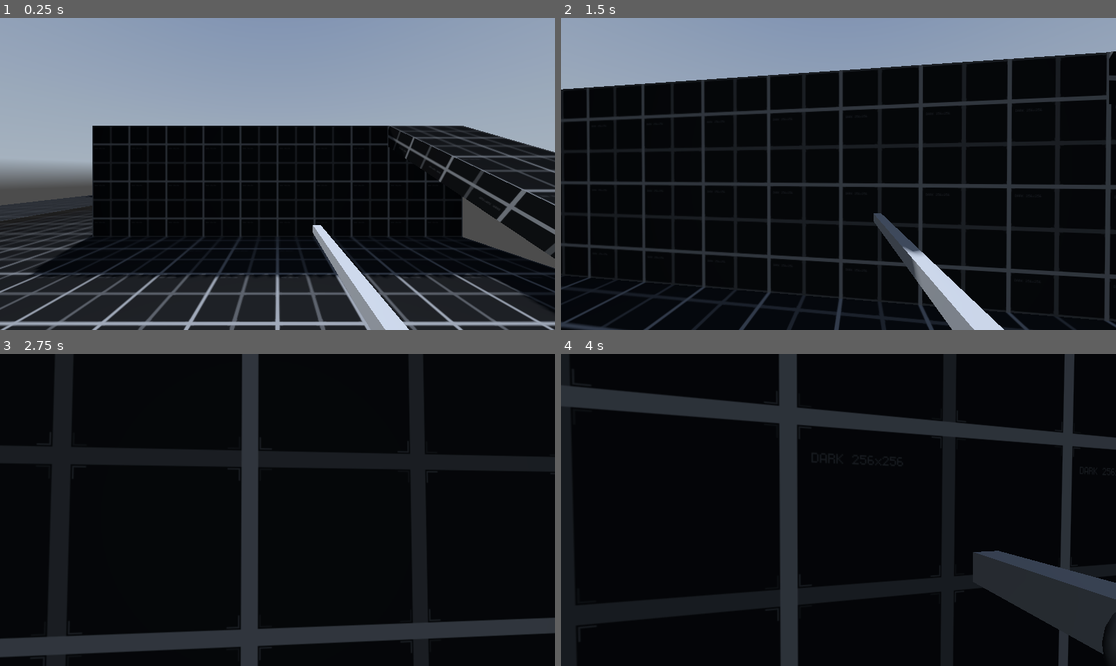
Above: before the commit, frames 1-4 (two rows, left to right).
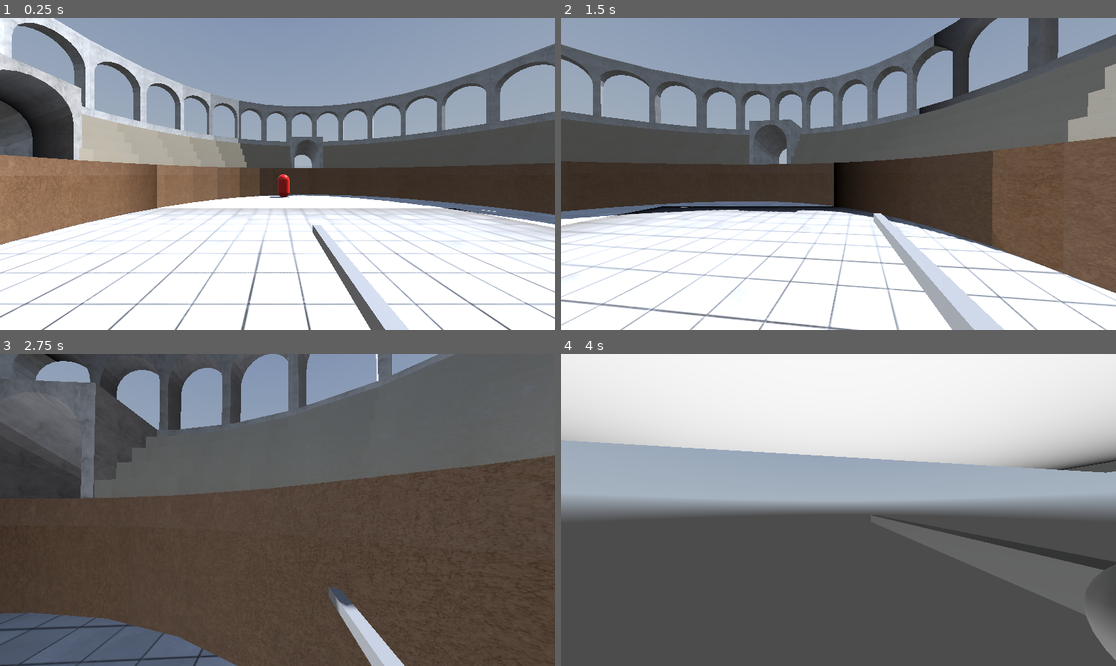
Above: after the commit, the same moments.

Repository: martinsi26/3DGameDesign
Game: Godot game, scene res://Scenes/Sandbox.tscn
Same seed, same stepped clock (60 frames per second), same inputs: the game is played once before the commit and once after it. A sky picture missing from this copy of the repository is replaced by a grey-blue gradient.
Inputs (mouse positions are in pixels of both pictures, inside the frame that each line leads up to):
- Up to frame 1 (0.25 s): no input
- Up to frame 2 (1.5 s): tap Enter at 0.5 s; move the mouse to (866, 174) at 0.52 s; hold Ctrl (crouch) 0.53-1.28 s; hold W (move_forward) from 0.53 s (still down); tap Space (jump) at 0.77 s; move the mouse to (810, 174) at 1.27 s; tap Q (lock) at 1.35 s
- Up to frame 3 (2.75 s): keep holding W (move_forward); tap Space (jump) at 1.52 s; move the mouse to (288, 503) at 2.02 s; hold Shift (sprint) from 2.03 s (still down)
- Up to frame 4 (4 s): keep holding W (move_forward); move the mouse to (832, 516) at 2.77 s; release Shift (sprint) at 2.78 s; tap Ctrl (crouch) at 2.85 s; tap Space (jump) at 3.02, 3.77 s; move the mouse to (877, 513) at 3.52 s; tap Q (lock) at 3.6 s

The runs differ from the first frame. In frame 1, 73% of the frame differs, in the area x 0-100%, y 0-100%; in frame 2, 84%; in frame 3, 100%; in frame 4, 100%.

Commit message:
coloseum

Diff:
--- /dev/null
+++ b/3dgamedesign/Assets/ColAssets/floor.tres
@@ -0,0 +1,10 @@
+[gd_resource type="StandardMaterial3D" load_steps=2 format=3 uid="uid://cecphylfjdvtc"]
+
+[ext_resource type="Texture2D" uid="uid://b73ybb3exfqa0" path="res://Assets/ColAssets/Screen Shot 2024-10-18 at 7.11.23 PM.png" id="1_mvw7p"]
+
+[resource]
+albedo_texture = ExtResource("1_mvw7p")
+metallic_specular = 0.0
+roughness_texture = ExtResource("1_mvw7p")
+uv1_scale = Vector3(0.3, 0.3, 0.3)
+uv1_triplanar = true
--- /dev/null
+++ b/3dgamedesign/Assets/ColAssets/inner_outer_arch.tres
@@ -0,0 +1,8 @@
+[gd_resource type="StandardMaterial3D" load_steps=2 format=3 uid="uid://dt4yy6kela2jx"]
+
+[ext_resource type="Texture2D" uid="uid://bq2le2fuoqrq" path="res://Assets/ColAssets/istockphoto-1419117748-612x612.jpg" id="1_8j4p0"]
+
+[resource]
+albedo_texture = ExtResource("1_8j4p0")
+roughness_texture = ExtResource("1_8j4p0")
+uv1_triplanar = true
--- /dev/null
+++ b/3dgamedesign/Assets/ColAssets/innerwall.tres
@@ -0,0 +1,10 @@
+[gd_resource type="StandardMaterial3D" load_steps=2 format=3 uid="uid://c8u5feqt6aalu"]
+
+[ext_resource type="Texture2D" uid="uid://bskxdvh8ad8bp" path="res://Assets/ColAssets/brown-stucco-texture-photoshop-textures.jpg" id="1_nfxgr"]
+
+[resource]
+albedo_texture = ExtResource("1_nfxgr")
+metallic_specular = 0.0
+roughness_texture = ExtResource("1_nfxgr")
+uv1_scale = Vector3(0.3, 0.3, 0.3)
+uv1_triplanar = true
--- /dev/null
+++ b/3dgamedesign/Assets/ColAssets/seat.tres
@@ -0,0 +1,11 @@
+[gd_resource type="StandardMaterial3D" load_steps=2 format=3 uid="uid://cpi7bs8j0lb35"]
+
+[ext_resource type="Texture2D" uid="uid://c5elvyjucj1tb" path="res://Assets/ColAssets/ancient_beige_full_slab.jpg" id="1_ljy7r"]
+
+[resource]
+albedo_texture = ExtResource("1_ljy7r")
+metallic = 1.0
+metallic_specular = 0.0
+roughness_texture = ExtResource("1_ljy7r")
+uv1_scale = Vector3(0.5, 0.5, 0.5)
+uv1_triplanar = true
--- /dev/null
+++ b/3dgamedesign/Enviroment/col0sseum_edit.tscn
@@ -0,0 +1,29 @@
+[gd_scene load_steps=7 format=3 uid="uid://ikej17mmjbem"]
+
+[ext_resource type="PackedScene" uid="uid://doh2js34a4elk" path="res://Enviroment/Colliseum.glb" id="1_ht657"]
+[ext_resource type="Material" uid="uid://cecphylfjdvtc" path="res://Assets/ColAssets/floor.tres" id="2_v8jsm"]
+[ext_resource type="Material" uid="uid://cpi7bs8j0lb35" path="res://Assets/ColAssets/seat.tres" id="2_vfc0s"]
+[ext_resource type="Material" uid="uid://dt4yy6kela2jx" path="res://Assets/ColAssets/inner_outer_arch.tres" id="2_y5s35"]
+[ext_resource type="Material" uid="uid://c8u5feqt6aalu" path="res://Assets/ColAssets/innerwall.tres" id="4_aio6d"]
+
+[sub_resource type="CylinderShape3D" id="CylinderShape3D_cith0"]
+radius = 10.7024
+
+[node name="Colliseum" instance=ExtResource("1_ht657")]
+
+[node name="Arena_draft_lwo" parent="." index="0"]
+transform = Transform3D(1, 0, 0, 0, 0, -1, 0, 1, 0, -0.0475607, 2.86102e-06, -0.00377226)
+surface_material_override/3 = ExtResource("2_v8jsm")
+surface_material_override/4 = ExtResource("2_y5s35")
+surface_material_override/5 = ExtResource("2_y5s35")
+surface_material_override/6 = ExtResource("4_aio6d")
+surface_material_override/7 = ExtResource("2_y5s35")
+surface_material_override/8 = ExtResource("2_y5s35")
+surface_material_override/9 = ExtResource("2_vfc0s")
+
+[node name="StaticBody3D" type="StaticBody3D" parent="." index="1"]
+transform = Transform3D(1, 0, 0, 0, 1, 0, 0, 0, 1, -0.00747967, 0.0120096, 0.00897408)
+
+[node name="CollisionShape3D" type="CollisionShape3D" parent="StaticBody3D" index="0"]
+transform = Transform3D(1, 0, 0, 0, 1, 0, 0, 0, 1, 0, 0.676403, 0)
+shape = SubResource("CylinderShape3D_cith0")
--- a/3dgamedesign/Scenes/Sandbox.tscn
+++ b/3dgamedesign/Scenes/Sandbox.tscn
@@ -1,145 +1,20 @@
-[gd_scene load_steps=8 format=3 uid="uid://2r2xorepwlip"]
+[gd_scene load_steps=5 format=3 uid="uid://2r2xorepwlip"]
 
 [ext_resource type="PackedScene" uid="uid://cdk6hwb4hi2wc" path="res://Scenes/Player/player.tscn" id="1_ndiqr"]
 [ext_resource type="PackedScene" uid="uid://btv0a42cgxt8g" path="res://Scenes/levels/WE_test.tscn" id="1_v8a0n"]
-[ext_resource type="Material" uid="uid://chfutg1aiis0d" path="res://Assets/materials/Sandbox.tres" id="2_2g0ee"]
-[ext_resource type="Texture2D" uid="uid://b01vv6qc3japu" path="res://Assets/DarkPrototypeTexture.png" id="2_7sl6d"]
 [ext_resource type="PackedScene" uid="uid://c7xbusdsm4w70" path="res://Scenes/Enemy/enemy.tscn" id="2_sdkh1"]
-
-[sub_resource type="StandardMaterial3D" id="StandardMaterial3D_t63co"]
-albedo_texture = ExtResource("2_7sl6d")
-metallic_specular = 0.0
-roughness = 0.1
-roughness_texture = ExtResource("2_7sl6d")
-uv1_triplanar = true
-
-[sub_resource type="StandardMaterial3D" id="StandardMaterial3D_cjq3q"]
-albedo_texture = ExtResource("2_7sl6d")
-metallic_specular = 0.0
-roughness = 0.1
-roughness_texture = ExtResource("2_7sl6d")
-uv1_triplanar = true
+[ext_resource type="PackedScene" uid="uid://ikej17mmjbem" path="res://Enviroment/col0sseum_edit.tscn" id="4_6l2dy"]
 
 [node name="World" type="Node3D"]
 transform = Transform3D(1, 0, 0, 0, 1, 0, 0, 0, 1, 0.175253, 0.0541172, 0.00136757)
 
 [node name="WorldEnvironment" parent="." instance=ExtResource("1_v8a0n")]
 
-[node name="Player" parent="." node_paths=PackedStringArray("CAMERA_CONTROLLER", "ANIMATION_PLAYER", "SWORD") instance=ExtResource("1_ndiqr")]
-CAMERA_CONTROLLER = NodePath("CameraController/Camera")
-ANIMATION_PLAYER = NodePath("AnimationPlayer")
-SWORD = NodePath("Arm/Sword")
+[node name="Player" parent="." instance=ExtResource("1_ndiqr")]
+transform = Transform3D(-4.37114e-08, 0, 1, 0, 1, 0, -1, 0, -4.37114e-08, 4.07137, 9.53674e-07, 8.52144)
 
 [node name="Enemy" parent="." instance=ExtResource("2_sdkh1")]
 transform = Transform3D(1, 0, 0, 0, 1, 0, 0, 0, 1, -11, 0, 8)
 
-[node name="Platform" type="Node3D" parent="."]
-
-[node name="Floor" type="CSGBox3D" parent="Platform"]
-transform = Transform3D(1, 0, 0, 0, 1, 0, 0, 0, 1, 0, -0.25, 0)
-use_collision = true
-size = Vector3(10, 0.5, 10)
-material = ExtResource("2_2g0ee")
-
-[node name="Floor6" type="CSGBox3D" parent="Platform"]
-transform = Transform3D(1, 0, 0, 0, 1, 0, 0, 0, 1, -5, -0.25, 15)
-use_collision = true
-size = Vector3(20, 0.5, 20)
-material = ExtResource("2_2g0ee")
-
-[node name="Floor3" type="CSGBox3D" parent="Platform"]
-transform = Transform3D(1, 0, 0, 0, 1, 0, 0, 0, 1, -10, -0.25, -5)
-use_collision = true
-size = Vector3(10, 0.5, 20)
-material = ExtResource("2_2g0ee")
-
-[node name="Ramp" type="CSGBox3D" parent="Platform"]
-transform = Transform3D(1, 0, 0, 0, 0.866025, -0.5, 0, 0.5, 0.866025, 4, 1.28, -2.264)
-use_collision = true
-size = Vector3(2, 0.5, 6)
-material = ExtResource("2_2g0ee")
-
-[node name="Floor2" type="CSGBox3D" parent="Platform"]
-transform = Transform3D(1, 0, 0, 0, 1, 0, 0, 0, 1, 0, 2.75, -10)
-use_collision = true
-size = Vector3(10, 0.5, 10)
-material = ExtResource("2_2g0ee")
-
-[node name="Floor4" type="CSGBox3D" parent="Platform"]
-transform = Transform3D(1, 0, 0, 0, 1, 0, 0, 0, 1, -7, 0.5, -13)
-use_collision = true
-size = Vector3(4, 1, 4)
-material = ExtResource("2_2g0ee")
-
-[node name="Floor5" type="CSGBox3D" parent="Platform"]
-transform = Transform3D(1, 0, 0, 0, 1, 0, 0, 0, 1, -5, 1.5, -13)
-use_collision = true
-size = Vector3(4, 1, 4)
-material = ExtResource("2_2g0ee")
-
-[node name="Wall" type="CSGBox3D" parent="Platform"]
-transform = Transform3D(1, 0, 0, 0, 1, 0, 0, 0, 1, 0, 1.5, -5)
-use_collision = true
-size = Vector3(10, 3, 0.5)
-material = ExtResource("2_2g0ee")
-
-[node name="Wall3" type="CSGBox3D" parent="Platform"]
-transform = Transform3D(1, 0, 0, 0, 1, 0, 0, 0, 1, -5, 8.51367, -15)
-visible = false
-use_collision = true
-size = Vector3(20, 11.0273, 0.5)
-material = ExtResource("2_2g0ee")
-
-[node name="Wall5" type="CSGBox3D" parent="Platform"]
-transform = Transform3D(-4.37114e-08, 0, 1, 0, 1, 0, -1, 0, -4.37114e-08, -15, 6.96869, 4.97363)
-visible = false
-use_collision = true
-size = Vector3(39.9473, 13.9374, 0.5)
-material = ExtResource("2_2g0ee")
-
-[node name="Wall7" type="CSGBox3D" parent="Platform"]
-transform = Transform3D(-4.37114e-08, 0, 1, 0, 1, 0, -1, 0, -4.37114e-08, 5, 7.08512, 4.91357)
-visible = false
-use_collision = true
-size = Vector3(39.8271, 14.1702, 0.5)
-material = ExtResource("2_2g0ee")
-
-[node name="Wall4" type="CSGBox3D" parent="Platform"]
-transform = Transform3D(1, 0, 0, 0, 1, 0, 0, 0, 1, -10, 1.5, -15)
-use_collision = true
-size = Vector3(10, 3, 0.5)
-material = ExtResource("2_2g0ee")
-
-[node name="Wall8" type="CSGBox3D" parent="Platform"]
-transform = Transform3D(-4.37114e-08, 0, -1, 0, 1, 0, 1, 0, -4.37114e-08, -5, 1.5, -10)
-use_collision = true
-size = Vector3(10, 3, 0.5)
-material = ExtResource("2_2g0ee")
-
-[node name="Wall6" type="CSGBox3D" parent="Platform"]
-transform = Transform3D(1, 0, 0, 0, 1, 0, 0, 0, 1, -5, 6.67627, 24.5687)
-visible = false
-use_collision = true
-size = Vector3(20, 14.7021, 0.5)
-material = ExtResource("2_2g0ee")
-
-[node name="Roof" type="CSGBox3D" parent="Platform"]
-transform = Transform3D(1, 0, 0, 0, 1, 0, 0, 0, 1, -5, 13.7456, 4.70605)
-visible = false
-use_collision = true
-size = Vector3(20, 0.5, 40.5879)
-material = ExtResource("2_2g0ee")
-
-[node name="CrouchingPlatforms" type="Node3D" parent="."]
-
-[node name="High" type="CSGBox3D" parent="CrouchingPlatforms"]
-transform = Transform3D(1, 0, 0, 0, 1, 0, 0, 0, 1, 0, 2, 15)
-use_collision = true
-size = Vector3(5, 0.5, 5)
-material = SubResource("StandardMaterial3D_t63co")
-
-[node name="Low" type="CSGBox3D" parent="CrouchingPlatforms"]
-transform = Transform3D(1, 0, 0, 0, 1, 0, 0, 0, 1, -10, 1.5, 15)
-use_collision = true
-size = Vector3(5, 0.5, 5)
-material = SubResource("StandardMaterial3D_cjq3q")
+[node name="Colliseum" parent="." instance=ExtResource("4_6l2dy")]
+transform = Transform3D(1, 0, 0, 0, 1, 0, 0, 0, 1, -1.8379, -1.46528, 5.62704)
--- /dev/null
+++ b/3dgamedesign/Scenes/levels/crouching_platforms.tscn
@@ -0,0 +1,31 @@
+[gd_scene load_steps=4 format=3 uid="uid://cov2sleel3ti0"]
+
+[ext_resource type="Texture2D" uid="uid://b01vv6qc3japu" path="res://Assets/DarkPrototypeTexture.png" id="1_y3wtn"]
+
+[sub_resource type="StandardMaterial3D" id="StandardMaterial3D_t63co"]
+albedo_texture = ExtResource("1_y3wtn")
+metallic_specular = 0.0
+roughness = 0.1
+roughness_texture = ExtResource("1_y3wtn")
+uv1_triplanar = true
+
+[sub_resource type="StandardMaterial3D" id="StandardMaterial3D_cjq3q"]
+albedo_texture = ExtResource("1_y3wtn")
+metallic_specular = 0.0
+roughness = 0.1
+roughness_texture = ExtResource("1_y3wtn")
+uv1_triplanar = true
+
+[node name="CrouchingPlatforms" type="Node3D"]
+
+[node name="High" type="CSGBox3D" parent="."]
+transform = Transform3D(1, 0, 0, 0, 1, 0, 0, 0, 1, 0, 2, 15)
+use_collision = true
+size = Vector3(5, 0.5, 5)
+material = SubResource("StandardMaterial3D_t63co")
+
+[node name="Low" type="CSGBox3D" parent="."]
+transform = Transform3D(1, 0, 0, 0, 1, 0, 0, 0, 1, -10, 1.5, 15)
+use_collision = true
+size = Vector3(5, 0.5, 5)
+material = SubResource("StandardMaterial3D_cjq3q")
--- /dev/null
+++ b/3dgamedesign/Scenes/levels/platform.tscn
@@ -0,0 +1,100 @@
+[gd_scene load_steps=2 format=3 uid="uid://bmwo8ytxgeaob"]
+
+[ext_resource type="Material" uid="uid://chfutg1aiis0d" path="res://Assets/materials/Sandbox.tres" id="1_63asq"]
+
+[node name="Platform" type="Node3D"]
+
+[node name="Floor" type="CSGBox3D" parent="."]
+transform = Transform3D(1, 0, 0, 0, 1, 0, 0, 0, 1, 0, -0.25, 0)
+use_collision = true
+size = Vector3(10, 0.5, 10)
+material = ExtResource("1_63asq")
+
+[node name="Floor6" type="CSGBox3D" parent="."]
+transform = Transform3D(1, 0, 0, 0, 1, 0, 0, 0, 1, -5, -0.25, 15)
+use_collision = true
+size = Vector3(20, 0.5, 20)
+material = ExtResource("1_63asq")
+
+[node name="Floor3" type="CSGBox3D" parent="."]
+transform = Transform3D(1, 0, 0, 0, 1, 0, 0, 0, 1, -10, -0.25, -5)
+use_collision = true
+size = Vector3(10, 0.5, 20)
+material = ExtResource("1_63asq")
+
+[node name="Ramp" type="CSGBox3D" parent="."]
+transform = Transform3D(1, 0, 0, 0, 0.866025, -0.5, 0, 0.5, 0.866025, 4, 1.28, -2.264)
+use_collision = true
+size = Vector3(2, 0.5, 6)
+material = ExtResource("1_63asq")
+
+[node name="Floor2" type="CSGBox3D" parent="."]
+transform = Transform3D(1, 0, 0, 0, 1, 0, 0, 0, 1, 0, 2.75, -10)
+use_collision = true
+size = Vector3(10, 0.5, 10)
+material = ExtResource("1_63asq")
+
+[node name="Floor4" type="CSGBox3D" parent="."]
+transform = Transform3D(1, 0, 0, 0, 1, 0, 0, 0, 1, -7, 0.5, -13)
+use_collision = true
+size = Vector3(4, 1, 4)
+material = ExtResource("1_63asq")
+
+[node name="Floor5" type="CSGBox3D" parent="."]
+transform = Transform3D(1, 0, 0, 0, 1, 0, 0, 0, 1, -5, 1.5, -13)
+use_collision = true
+size = Vector3(4, 1, 4)
+material = ExtResource("1_63asq")
+
+[node name="Wall" type="CSGBox3D" parent="."]
+transform = Transform3D(1, 0, 0, 0, 1, 0, 0, 0, 1, 0, 1.5, -5)
+use_collision = true
+size = Vector3(10, 3, 0.5)
+material = ExtResource("1_63asq")
+
+[node name="Wall3" type="CSGBox3D" parent="."]
+transform = Transform3D(1, 0, 0, 0, 1, 0, 0, 0, 1, -5, 8.51367, -15)
+visible = false
+use_collision = true
+size = Vector3(20, 11.0273, 0.5)
+material = ExtResource("1_63asq")
+
+[node name="Wall5" type="CSGBox3D" parent="."]
+transform = Transform3D(-4.37114e-08, 0, 1, 0, 1, 0, -1, 0, -4.37114e-08, -15, 6.96869, 4.97363)
+visible = false
+use_collision = true
+size = Vector3(39.9473, 13.9374, 0.5)
+material = ExtResource("1_63asq")
+
+[node name="Wall7" type="CSGBox3D" parent="."]
+transform = Transform3D(-4.37114e-08, 0, 1, 0, 1, 0, -1, 0, -4.37114e-08, 5, 7.08512, 4.91357)
+visible = false
+use_collision = true
+size = Vector3(39.8271, 14.1702, 0.5)
+material = ExtResource("1_63asq")
+
+[node name="Wall4" type="CSGBox3D" parent="."]
+transform = Transform3D(1, 0, 0, 0, 1, 0, 0, 0, 1, -10, 1.5, -15)
+use_collision = true
+size = Vector3(10, 3, 0.5)
+material = ExtResource("1_63asq")
+
+[node name="Wall8" type="CSGBox3D" parent="."]
+transform = Transform3D(-4.37114e-08, 0, -1, 0, 1, 0, 1, 0, -4.37114e-08, -5, 1.5, -10)
+use_collision = true
+size = Vector3(10, 3, 0.5)
+material = ExtResource("1_63asq")
+
+[node name="Wall6" type="CSGBox3D" parent="."]
+transform = Transform3D(1, 0, 0, 0, 1, 0, 0, 0, 1, -5, 6.67627, 24.5687)
+visible = false
+use_collision = true
+size = Vector3(20, 14.7021, 0.5)
+material = ExtResource("1_63asq")
+
+[node name="Roof" type="CSGBox3D" parent="."]
+transform = Transform3D(1, 0, 0, 0, 1, 0, 0, 0, 1, -5, 13.7456, 4.70605)
+visible = false
+use_collision = true
+size = Vector3(20, 0.5, 40.5879)
+material = ExtResource("1_63asq")
--- a/3dgamedesign/project.godot
+++ b/3dgamedesign/project.godot
@@ -21,6 +21,7 @@
 
 [display]
 
+window/size/mode=3
 window/vsync/vsync_mode=0
 
 [input]
@@ -40,7 +41,7 @@
 "events": [Object(InputEventKey,"resource_local_to_scene":false,"resource_name":"","device":-1,"window_id":0,"alt_press …(192 unchanged characters)…
 ]
 }
-move_backward={
+move_backwards={
 "deadzone": 0.5,
 "events": [Object(InputEventKey,"resource_local_to_scene":false,"resource_name":"","device":-1,"window_id":0,"alt_press …(192 unchanged characters)…
 ]
@@ -53,6 +54,16 @@
 exit={
 "deadzone": 0.5,
 "events": [Object(InputEventKey,"resource_local_to_scene":false,"resource_name":"","device":-1,"window_id":0,"alt_press …(195 unchanged characters)…
+]
+}
+run={
+"deadzone": 0.5,
+"events": [Object(InputEventKey,"resource_local_to_scene":false,"resource_name":"","device":-1,"window_id":0,"alt_pressed":false,"shift_pressed":false,"ctrl_pressed":false,"meta_pressed":false,"pressed":false,"keycode":0,"physical_keycode":4194325,"key_label":0,"unicode":0,"location":0,"echo":false,"script":null)
+]
+}
+move_backward={
+"deadzone": 0.5,
+"events": [Object(InputEventKey,"resource_local_to_scene":false,"resource_name":"","device":-1,"window_id":0,"alt_pressed":false,"shift_pressed":false,"ctrl_pressed":false,"meta_pressed":false,"pressed":false,"keycode":0,"physical_keycode":83,"key_label":0,"unicode":115,"location":0,"echo":false,"script":null)
 ]
 }
 sprint={
Binary file added: 3dgamedesign/Assets/ColAssets/PavingStones143.png
Not shown, added: 3dgamedesign/Assets/ColAssets/PavingStones143.png.import
Binary file added: 3dgamedesign/Assets/ColAssets/Screen Shot 2024-10-18 at 7.11.23 PM.png
Not shown, added: 3dgamedesign/Assets/ColAssets/Screen Shot 2024-10-18 at 7.11.23 PM.png.import
Binary file added: 3dgamedesign/Assets/ColAssets/ancient_beige_full_slab.jpg
Not shown, added: 3dgamedesign/Assets/ColAssets/ancient_beige_full_slab.jpg.import
Binary file added: 3dgamedesign/Assets/ColAssets/brown-stucco-texture-photoshop-textures.jpg
Not shown, added: 3dgamedesign/Assets/ColAssets/brown-stucco-texture-photoshop-textures.jpg.import
Binary file added: 3dgamedesign/Assets/ColAssets/istockphoto-1419117748-612x612.jpg
Not shown, added: 3dgamedesign/Assets/ColAssets/istockphoto-1419117748-612x612.jpg.import
Renamed: 3dgamedesign/Enviroment/Collisueom.glb -> 3dgamedesign/Enviroment/Colliseum.glb
Not shown, changed: 3dgamedesign/Enviroment/Colliseum.glb.import
